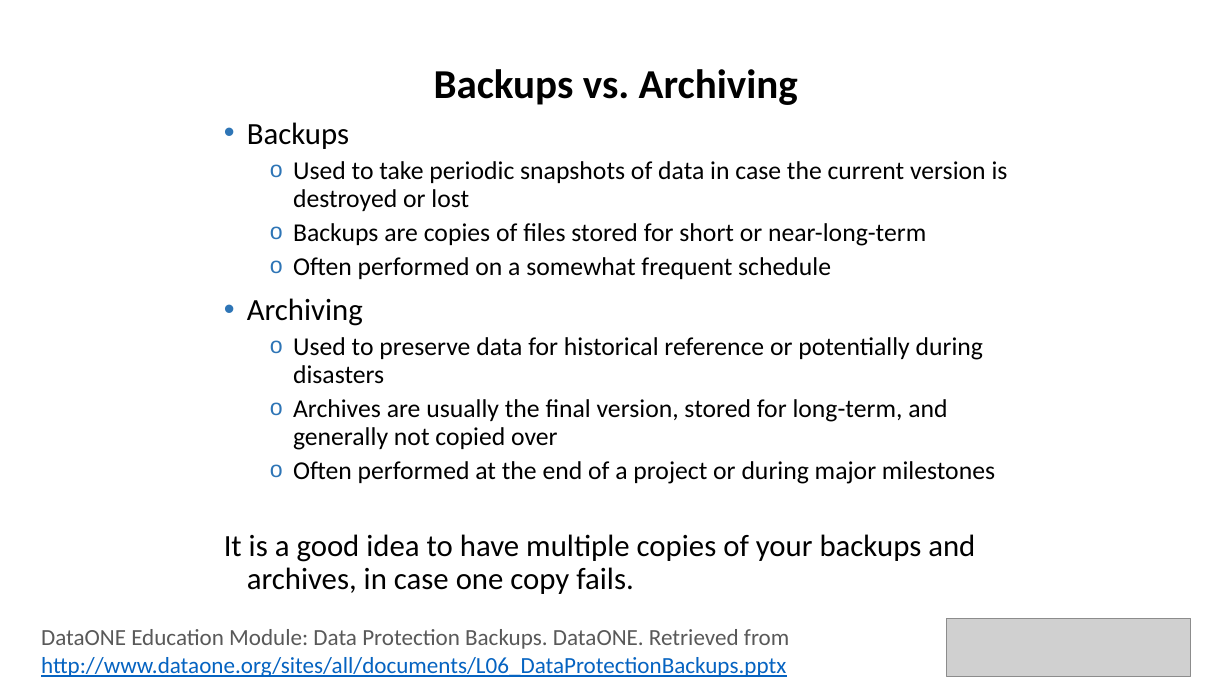
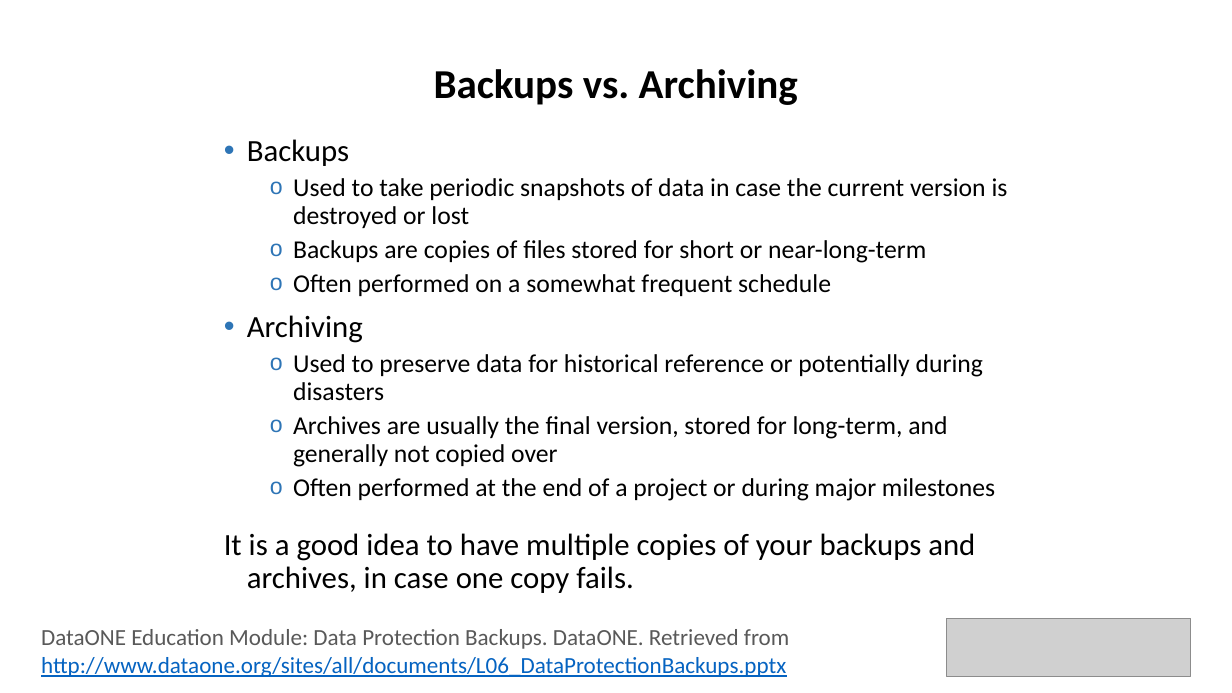
Before and after one commit to tibbben/teaching.data.literacy, a slide deck: slide 9 of UM_DataManagementClass/Lessons/05/05_FirstMeeting.pptx (slide 8 before the commit). Drawn at 1232x693 pixels with LibreOffice and Linux fonts; fonts in the diff are those of the drawing; grey boxes stand for pictures. Boxes give left, top, right and bottom in pixels: in the first picture for what was removed or moved away, otherwise in the second. Text is boxed around its words. In the diff, an @@ line names an element or a change of style, - is before the commit and + after.

```diff
--- a/UM_DataManagementClass/Lessons/05/05_FirstMeeting.pptx
+++ b/UM_DataManagementClass/Lessons/05/05_FirstMeeting.pptx
@@ text "Backups" rewrapped from bbox=[224, 122, 1008, 594] to bbox=[224, 139, 1008, 593] @@
```
Also in this commit, not shown: 9 other slides changed, 1 slide added, 2 other files.
